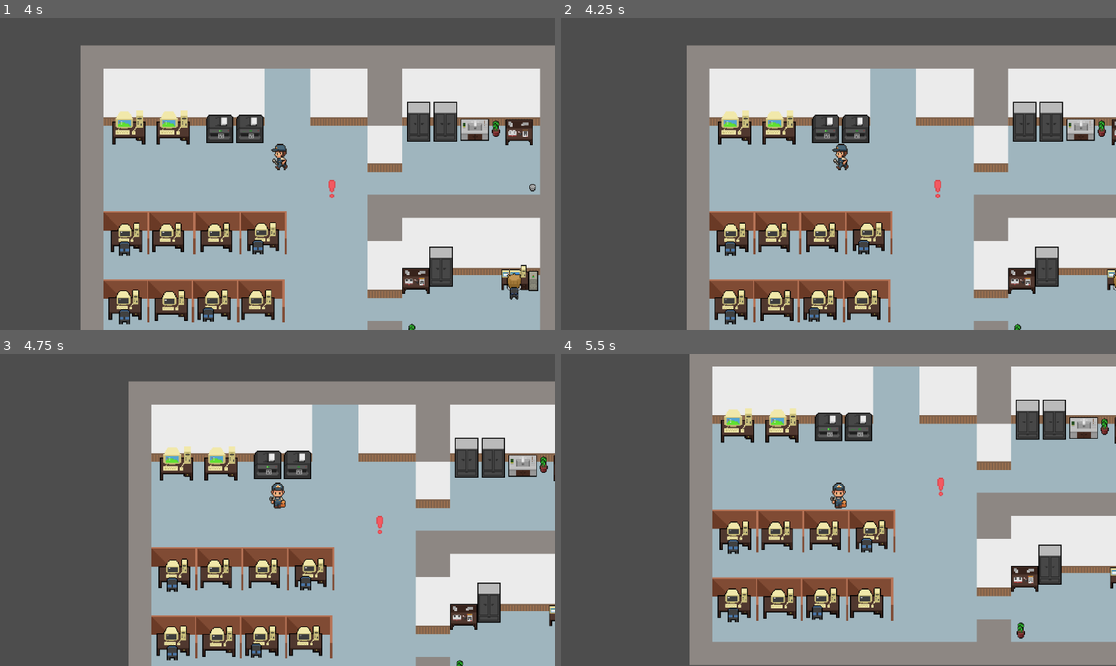
Above: before the commit, frames 1-4 (two rows, left to right).
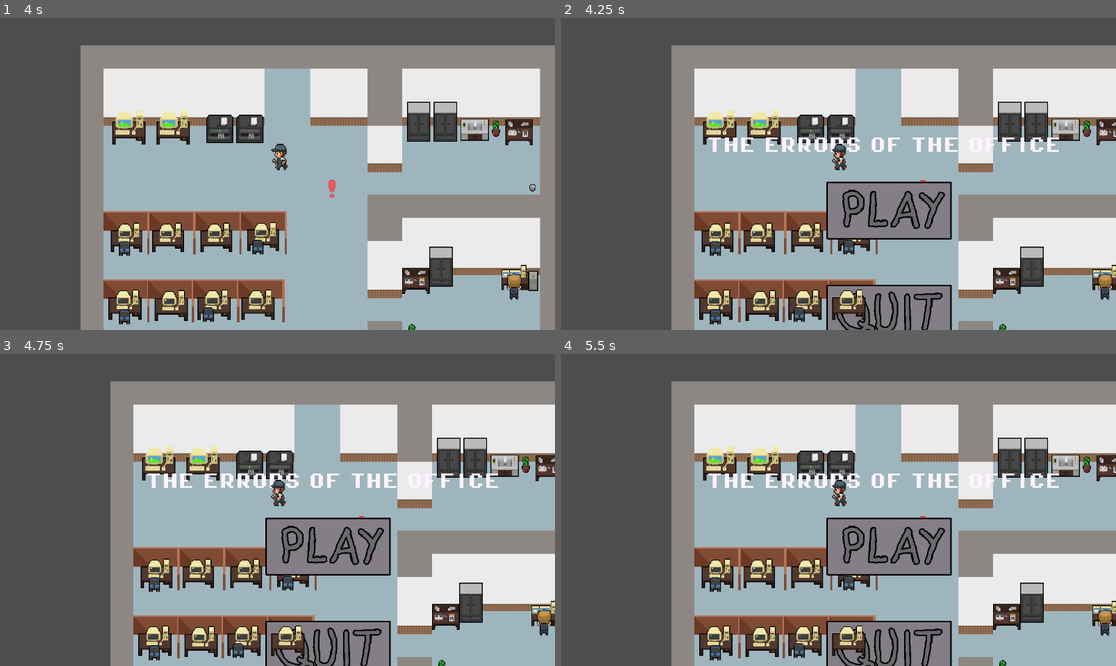
Above: after the commit, the same moments.

Repository: Lenni707/gamejam
Game: Godot game, scene res://Scenes/game.tscn
The game is run twice, just before and just after one commit, with the same random seed, the same clock (stepped at 60 frames per second) and the same inputs.
Inputs (mouse positions are in pixels of both pictures, inside the frame that each line leads up to):
- Up to frame 1 (4 s): tap Enter (ui_accept) at 0.5, 0.77, 1.25, 2, 2.75, 3.5, 3.77 s; move the mouse to (399, 158) at 0.52 s; hold D (right) 0.53-1.25 s; hold E (Interagieren) 0.53-1.25 s; click (399, 158) at 0.67 s; drag from (166, 189) to (249, 236) at 1.27 s; move the mouse to (333, 105) at 2.02 s; hold D (right) 2.03-2.75 s; hold E (Interagieren) 2.03-2.75 s; drag from (249, 236) to (111, 127) at 2.77 s; move the mouse to (444, 220) at 3.52 s; hold A (left) from 3.53 s (still down); hold E (Interagieren) from 3.53 s (still down)
- Up to frame 2 (4.25 s): keep holding A (left); keep holding E (Interagieren); tap Escape (ui_cancel) at 4.15 s
- Up to frame 3 (4.75 s): release A (left) at 4.25 s; release E (Interagieren) at 4.25 s; drag from (111, 463) to (371, 534) at 4.27 s
- Up to frame 4 (5.5 s): tap Enter (ui_accept) at 5 s; move the mouse to (866, 510) at 5.02 s; hold S (down) from 5.03 s (still down); hold E (Interagieren) from 5.03 s (still down); click (866, 510) at 5.17 s

Frame 1 is identical in both runs. In frame 2, 26% of the frame differs, in the area x 19-100%, y 8-100%; in frame 3, 28%; in frame 4, 62%, in the area x 19-100%, y 0-100%.

Commit message:
escape scnene

Diff:
--- a/Scenes/escape_menu.tscn
+++ b/Scenes/escape_menu.tscn
@@ -1,30 +1,24 @@
-[gd_scene load_steps=6 format=3 uid="uid://bjom7wx3oegpn"]
+[gd_scene load_steps=5 format=3 uid="uid://bjom7wx3oegpn"]
 
 [ext_resource type="Script" uid="uid://b8ho6ngcqliju" path="res://scripts/title_screen.gd" id="1_8m302"]
-[ext_resource type="Texture2D" uid="uid://bwcltibdowdt3" path="res://Assets/background.png" id="2_gg3fp"]
 [ext_resource type="Texture2D" uid="uid://bv7s2vh0pqxqx" path="res://Assets/PLAY.png" id="3_vn01e"]
 [ext_resource type="FontFile" uid="uid://cykpy8xitxqbn" path="res://Assets/fonts/PixelOperator8-Bold.ttf" id="4_qqnkg"]
 [ext_resource type="Texture2D" uid="uid://bqr7axclq26kd" path="res://Assets/QUIT.png" id="5_muhog"]
 
 [node name="TitleScreen" type="Control"]
+process_mode = 1
 layout_mode = 3
 anchors_preset = 15
 anchor_right = 1.0
 anchor_bottom = 1.0
-offset_left = -6.0
-offset_top = -47.0
-offset_right = -6.0
-offset_bottom = -47.0
+offset_left = -350.0
+offset_top = -219.0
+offset_right = -350.0
+offset_bottom = -219.0
 grow_horizontal = 2
 grow_vertical = 2
-scale = Vector2(1.165, 1.165)
+scale = Vector2(0.705, 0.705)
 script = ExtResource("1_8m302")
-
-[node name="TextureRect" type="TextureRect" parent="."]
-layout_mode = 0
-offset_right = 40.0
-offset_bottom = 40.0
-texture = ExtResource("2_gg3fp")
 
 [node name="VBoxContainer" type="VBoxContainer" parent="."]
 layout_mode = 0
@@ -38,6 +32,7 @@
 texture_normal = ExtResource("3_vn01e")
 
 [node name="Label" type="Label" parent="VBoxContainer/TextureButton"]
+layout_mode = 0
 offset_left = -205.15
 offset_top = -45.4936
 offset_right = 288.85
--- a/Scenes/game.tscn
+++ b/Scenes/game.tscn
@@ -1,8 +1,9 @@
-[gd_scene load_steps=39 format=3 uid="uid://wflja766b8ma"]
+[gd_scene load_steps=40 format=3 uid="uid://wflja766b8ma"]
 
 [ext_resource type="Texture2D" uid="uid://dj0eqqayghy5i" path="res://Assets/get_ground.png" id="1_ebmjs"]
 [ext_resource type="Script" uid="uid://bhajgj8lq0ldn" path="res://scripts/game.gd" id="1_nnt18"]
 [ext_resource type="Texture2D" uid="uid://cjb18px0ca4nx" path="res://Assets/free-office-pixel-art/printer.png" id="2_3dryh"]
+[ext_resource type="PackedScene" uid="uid://bjom7wx3oegpn" path="res://Scenes/escape_menu.tscn" id="2_7nbq1"]
 [ext_resource type="Texture2D" uid="uid://bipfrldvsryr5" path="res://Assets/free-office-pixel-art/desk.png" id="3_wowpa"]
 [ext_resource type="Texture2D" uid="uid://4k6ns0j3txlo" path="res://Assets/free-office-pixel-art/PC1.png" id="4_i6g32"]
 [ext_resource type="Texture2D" uid="uid://devw1cojr7ci" path="res://Assets/free-office-pixel-art/writing-table.png" id="5_rku1e"]
@@ -4158,6 +4159,7 @@
 
 [node name="game" type="Node2D"]
 script = ExtResource("1_nnt18")
+escape_menu_scene = ExtResource("2_7nbq1")
 
 [node name="TileMap" type="TileMap" parent="."]
 tile_set = SubResource("TileSet_wrm1d")
--- a/Scenes/title_screen.tscn
+++ b/Scenes/title_screen.tscn
@@ -6,7 +6,7 @@
 [ext_resource type="FontFile" uid="uid://cykpy8xitxqbn" path="res://Assets/fonts/PixelOperator8-Bold.ttf" id="4_55kwv"]
 [ext_resource type="Texture2D" uid="uid://bqr7axclq26kd" path="res://Assets/QUIT.png" id="4_twnyg"]
 
-[node name="TitleScreen" type="Control"]
+[node name="TitleScreen2" type="Control"]
 layout_mode = 3
 anchors_preset = 15
 anchor_right = 1.0
@@ -38,10 +38,11 @@
 texture_normal = ExtResource("2_p3fck")
 
 [node name="Label" type="Label" parent="VBoxContainer/TextureButton"]
-offset_left = -205.15
-offset_top = -45.4936
-offset_right = 288.85
-offset_bottom = -26.4936
+layout_mode = 0
+offset_left = -202.575
+offset_top = -79.8284
+offset_right = 291.425
+offset_bottom = -60.8284
 scale = Vector2(2.015, 2.015)
 theme_override_colors/font_color = Color(1, 0.956863, 1, 1)
 theme_override_fonts/font = ExtResource("4_55kwv")
--- a/scripts/game.gd
+++ b/scripts/game.gd
@@ -51,3 +51,30 @@
 	print(p)
 	if randf() > p:
 		trigger_random_alarm_if_free()
+
+# Escape menu
+@export var escape_menu_scene: PackedScene
+var escape_menu_instance: Control = null
+var paused := false
+
+func _unhandled_input(event):
+	if event.is_action_pressed("ui_cancel"):
+		if not paused:
+			show_pause_menu()
+		else:
+			hide_pause_menu()
+
+func show_pause_menu():
+	if escape_menu_scene:
+		escape_menu_instance = escape_menu_scene.instantiate()
+		get_tree().root.add_child(escape_menu_instance)  # Overlay
+		paused = true
+		get_tree().paused = true  # Spiel pausieren
+
+func hide_pause_menu():
+	if escape_menu_instance:
+		escape_menu_instance.queue_free()
+		escape_menu_instance = null
+	paused = false
+	# Spiel startet
+	get_tree().paused = false
